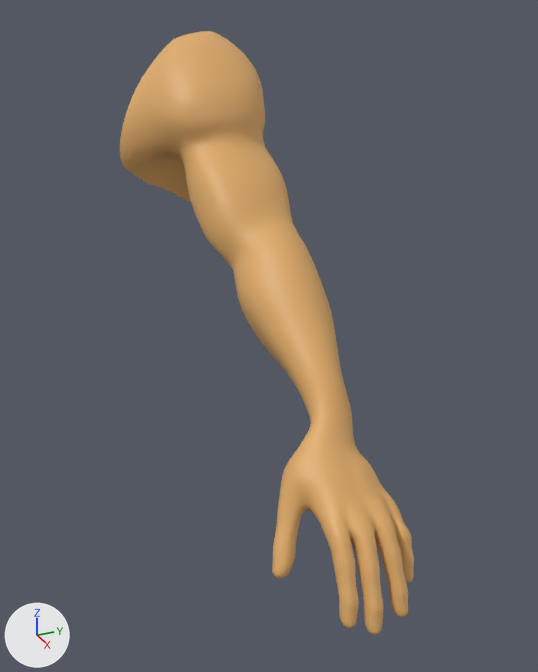
Before and after pictures for a commit that changed the Blender file public/models/Brazo Izquierdo.blend.
Camera for both pictures: a 50 mm lens placed at (2.943, -0.689, 3.916), pointed at (1.125, 0.128, 3.008). The axes (+X, +Y, +Z) are drawn at lower left. The lights are the same throughout.

Objects in the first picture: 'brazoIzquierdo'.
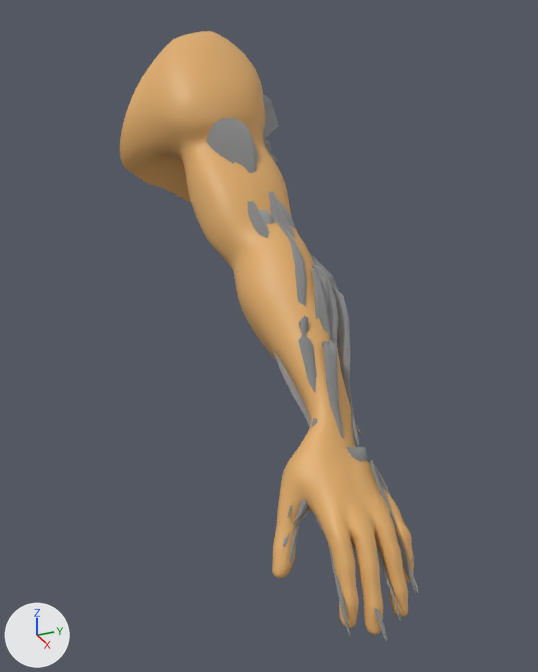
The change in detail:
Material 'Eye' (mat_eye) is new.
Its base color is (0.588, 0.588, 0.588) (light grey #cacaca).
Its metallic is 1.0.
Its roughness is 1.0.
Material 'Legs' (mat_legs) is new.
Its base color is (0.5, 0.5, 0.5) (grey #bcbcbc).
Its metallic is 1.0.
Its roughness is 1.0.
me_object_0_014 is used by ob_brazoizquierdo; parent ob_basespiderman_0; location (0.0, 0.0, 0.0).
me_object_0_014 had 4023 vertices, 7302 faces and spanned x 0.136..0.863, y 1.182..1.8, z -0.192..0.05.
me_object_0_014 now has 9611 vertices, 14193 faces, 48 loose edges and spans x 0.136..0.881, y 1.182..1.8, z -0.215..0.05.
me_object_0_014 part 1: 5588 vertices added at x 0.181..0.881, y 1.19..1.718, z -0.215..0.023.
me_object_0_014 now uses material mat_eye (light grey #cacaca).
me_object_0_014 now uses material mat_legs (grey #bcbcbc).

Location of each change, (x1, y1, x2, y2) in pixels of the pictures (538 x 672 px):
'brazoIzquierdo', reshaped: before (120, 31, 414, 635); after (120, 31, 419, 642)
part 1 of me_object_0_014, added: after (206, 94, 419, 642)
